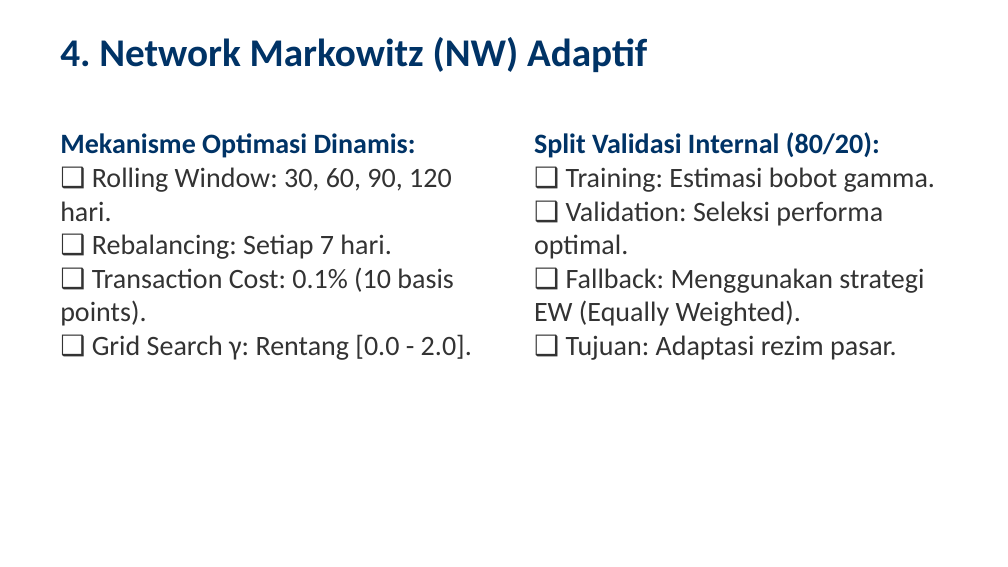
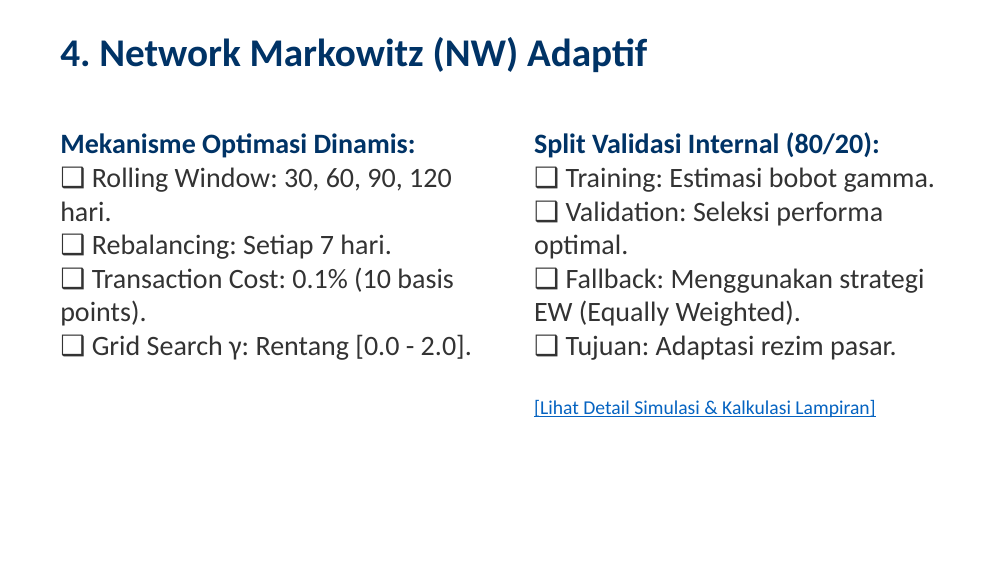
Before and after one commit to ragilrojo/RepoThesis, a slide deck: slide 13 of Presentasi_Proposal_Update.pptx. Drawn at 1008x567 pixels with LibreOffice and Linux fonts; fonts in the diff are those of the drawing. Boxes give left, top, right and bottom in pixels: in the first picture for what was removed or moved away, otherwise in the second. Text is boxed around its words. In the diff, an @@ line names an element or a change of style, - is before the commit and + after.

```diff
--- a/Presentasi_Proposal_Update.pptx
+++ b/Presentasi_Proposal_Update.pptx
@@ text at (534, 399, 875, 417): paragraph added @@
+[Lihat Detail Simulasi & Kalkulasi Lampiran]
```
Also in this commit, not shown: 4 other slides changed, 1 other file.
